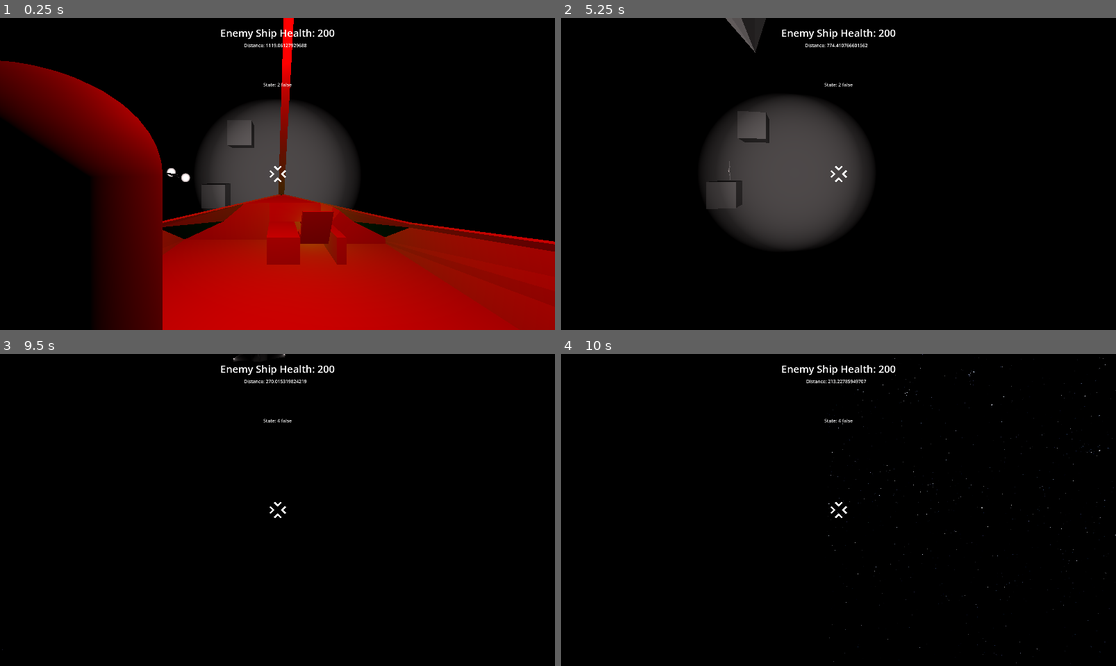
Above: before the commit, frames 1-4 (two rows, left to right).
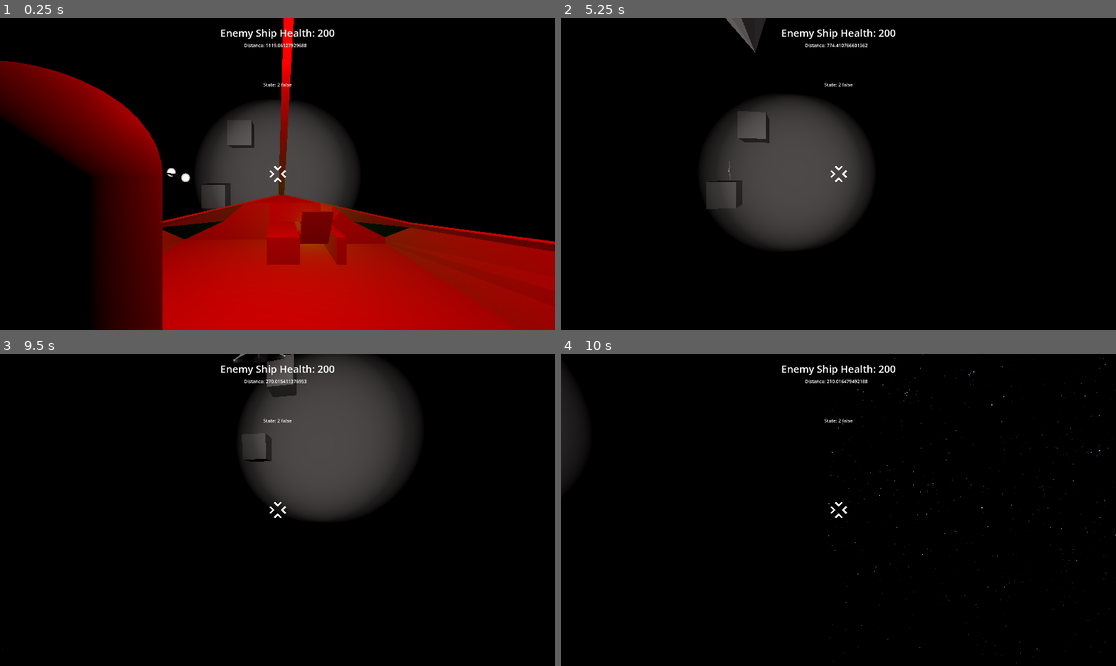
Above: after the commit, the same moments.

Repository: Greenwolf8/UntitledSpaceGame
Game: Godot game, scene res://Map.tscn
Two runs of this game, one before a commit and one after it. Both use one fixed random seed, a clock stepped at 60 frames per second and the inputs below.
Inputs (mouse positions are in pixels of both pictures, inside the frame that each line leads up to):
- Up to frame 1 (0.25 s): no input
- Up to frame 2 (5.25 s): tap Enter at 0.5, 5.1 s; move the mouse to (866, 174) at 0.52 s; hold F (fire) 0.53-1.28 s; hold W (move_forward) from 0.53 s (still down); tap Space (jump) at 0.77, 1.52, 3.02, 3.77, 4.52 s; move the mouse to (810, 174) at 1.27 s; tap C (camera_lock) at 1.35 s; tap F (fire) at 1.55, 3.05, 3.8, 4.55 s; move the mouse to (849, 167) at 2.02 s; hold F (fire) 2.03-2.78 s; move the mouse to (832, 180) at 2.77 s; tap E (interact) at 2.85 s; move the mouse to (877, 177) at 3.52 s; hold Shift (sprint) 3.53-4.28 s; move the mouse to (794, 170) at 4.27 s; tap Alt at 4.35 s; move the mouse to (844, 174) at 5.02 s; hold F (fire) from 5.03 s (still down)
- Up to frame 3 (9.5 s): move the mouse to (255, 503) at 5.77 s; release W (move_forward) at 5.78 s; release F (fire) at 5.78 s; hold D (move_right) 5.78-6.53 s; tap F (fire) at 5.85, 7.35, 9.05 s; tap Space (jump) at 6.02, 6.77, 7.52, 9.02 s; move the mouse to (305, 510) at 6.52 s; hold F (fire) 6.53-7.28 s; hold W (move_forward) 6.53-8.78 s; tap C (camera_lock) at 6.6 s; move the mouse to (249, 510) at 7.27 s; move the mouse to (288, 503) at 8.02 s; hold F (fire) 8.03-8.78 s; tap E (interact) at 8.1 s; move the mouse to (271, 516) at 8.77 s; hold A (move_left) from 8.78 s (still down); tap Shift (sprint) at 8.85 s
- Up to frame 4 (10 s): move the mouse to (877, 513) at 9.52 s; release A (move_left) at 9.53 s; hold W (move_forward) from 9.53 s (still down); hold F (fire) from 9.53 s (still down); tap Alt at 9.6 s; tap Space (jump) at 9.77 s

Frames 1-2 are identical in both runs. In frame 3, 13% of the frame differs, in the area x 42-76%, y 0-54%; in frame 4, 0.8%.

Commit message:
feat: Add muzzle spread
Added muzzle spread to combat the AI's perfect aim, it is double on the AI

Diff:
--- a/Ship.gd
+++ b/Ship.gd
@@ -4,6 +4,7 @@
 @export var roll_torque = 1200
 @export var pitch_torque = 1000
 @export var bullet_scene : PackedScene = preload("res://Bullet.tscn")
+@export var muzzle_spread: float = 0.1
 @onready var fire_point = %Hardpoint_1/Cannon/Cannon/MuzzleExit
 @onready var fire_timer = %Hardpoint_1/Cannon/Cannon/FireTimer
 @onready var pre_fire_timer = %Hardpoint_1/Cannon/Cannon/PreFireTimer
@@ -122,6 +123,8 @@
 			var bullet = bullet_scene.instantiate()
 			get_tree().root.add_child(bullet)
 			bullet.global_transform = fire_point.global_transform
+			bullet.rotate_object_local(Vector3.RIGHT, randf_range(-muzzle_spread, muzzle_spread))
+			bullet.rotate_object_local(Vector3.UP, randf_range(-muzzle_spread, muzzle_spread))
 
 func _enter_ship():
 	health_label.show()
--- a/ai_ship.gd
+++ b/ai_ship.gd
@@ -8,6 +8,7 @@
 @export var state_label : Label
 @export var distance_label : Label
 @export var roll_threshold: float = 0.25
+@export var muzzle_spread: float = 0.2
 @onready var state_timer = %StateTimer
 @onready var fire_point = %Hardpoint_1/Cannon/Cannon/MuzzleExit
 @onready var fire_timer = %Hardpoint_1/Cannon/Cannon/FireTimer
@@ -108,3 +109,5 @@
 		var bullet = bullet_scene.instantiate()
 		get_tree().root.add_child(bullet)
 		bullet.global_transform = fire_point.global_transform
+		bullet.rotate_object_local(Vector3.RIGHT, randf_range(-muzzle_spread, muzzle_spread))
+		bullet.rotate_object_local(Vector3.UP, randf_range(-muzzle_spread, muzzle_spread))
